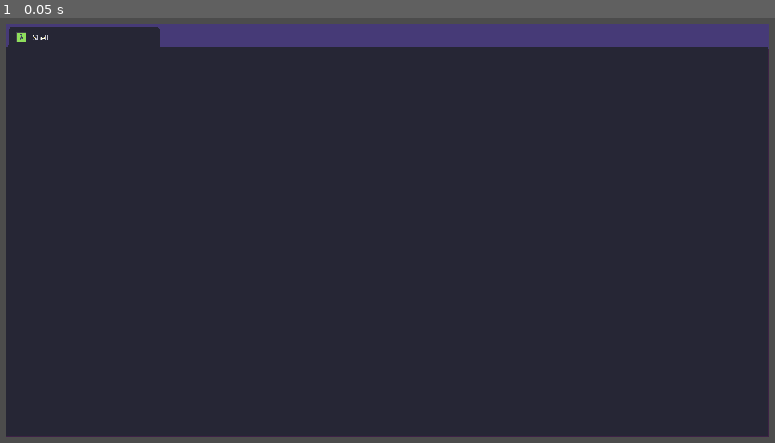
Above: before the commit, frame 1.
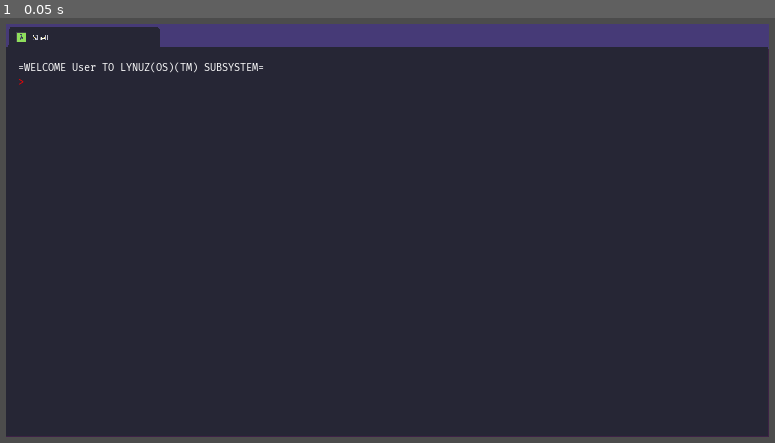
Above: after the commit, the same moment.

Repository: panorb/ludum-dare-48
Game: Godot game, scene res://Shell/Shell.tscn
Two runs of this game, one before a commit and one after it. Both use one fixed random seed, a clock stepped at 60 frames per second and the inputs below. Before the commit the project has no main scene; this scene is started directly in both runs.
Inputs:
- Up to frame 1 (0.05 s): no input

The runs differ from the first frame. In frame 1, 0.3% of the frame differs, in the area x 2-34%, y 10-16%.

Commit message:
Started work on shell text displaying and input

Diff:
--- a/godot/Shell/Shell.tscn
+++ b/godot/Shell/Shell.tscn
@@ -1,8 +1,17 @@
-[gd_scene load_steps=2 format=2]
+[gd_scene load_steps=6 format=2]
 
 [ext_resource path="res://Shell/shell.png" type="Texture" id=1]
+[ext_resource path="res://Shell/shell.gd" type="Script" id=2]
+[ext_resource path="res://Shared/Fonts/FiraCode-Regular.ttf" type="DynamicFontData" id=3]
+
+[sub_resource type="DynamicFont" id=1]
+font_data = ExtResource( 3 )
+
+[sub_resource type="Theme" id=2]
+default_font = SubResource( 1 )
 
 [node name="Shell" type="Control"]
+script = ExtResource( 2 )
 __meta__ = {
 "_edit_use_anchors_": false
 }
@@ -51,3 +60,12 @@
 margin_top = 60.0
 margin_right = 1201.0
 margin_bottom = 641.0
+theme = SubResource( 2 )
+bbcode_enabled = true
+bbcode_text = "[color=red]>[/color] [b]ls[/b] /fonts█"
+text = "> ls /fonts█"
+
+[node name="CursorBlinkTimer" type="Timer" parent="."]
+wait_time = 0.5
+autostart = true
+[connection signal="timeout" from="CursorBlinkTimer" to="." method="_on_CursorBlinkTimer_timeout"]
--- a/godot/Shell/shell.gd
+++ b/godot/Shell/shell.gd
@@ -1,11 +1,41 @@
 extends Control
 
 var backlog : PoolStringArray = []
+var command_history : PoolStringArray = []
+var scroll_position : int = 0
+
+var display_cursor : bool = false
+var input_accepted : bool = true
+var current_command : String = ""
+
+onready var output_label = get_node("MarginContainer/MarginContainer/Label")
+
 
 func _ready():
-	pass # Replace with function body.
+	backlog.append("=WELCOME User TO LYNUZ(OS)(TM) SUBSYSTEM=")
 
+func _process(delta):
+	output_label.bbcode_text = ""
 
-# Called every frame. 'delta' is the elapsed time since the previous frame.
-#func _process(delta):
-#	pass
+	for line in backlog:
+		output_label.bbcode_text += line + "\n"
+
+	if input_accepted:
+		output_label.bbcode_text += "[color=red]>[/color] "
+		output_label.bbcode_text += current_command
+
+		if display_cursor:
+			output_label.bbcode_text += "█"
+
+func _unhandled_input(event):
+	if event is InputEventKey:
+		if event.pressed:
+			var scancode_string = OS.get_scancode_string(event.scancode)
+			if scancode_string.length() == 1:
+				if event.shift:
+					current_command += scancode_string.to_upper()
+				else:
+					current_command += scancode_string.to_lower()
+
+func _on_CursorBlinkTimer_timeout():
+	display_cursor = !display_cursor
--- a/godot/project.godot
+++ b/godot/project.godot
@@ -16,6 +16,7 @@
 [application]
 
 config/name="Ludum Dare 48"
+run/main_scene="res://Shell/Shell.tscn"
 config/icon="res://icon.png"
 
 [display]
Binary file added: godot/Shared/Fonts/FiraCode-Regular.ttf
Binary file added: godot/Shared/Fonts/FiraCode-Retina.ttf
Binary file added: godot/Shared/Fonts/FiraCode-SemiBold.ttf
